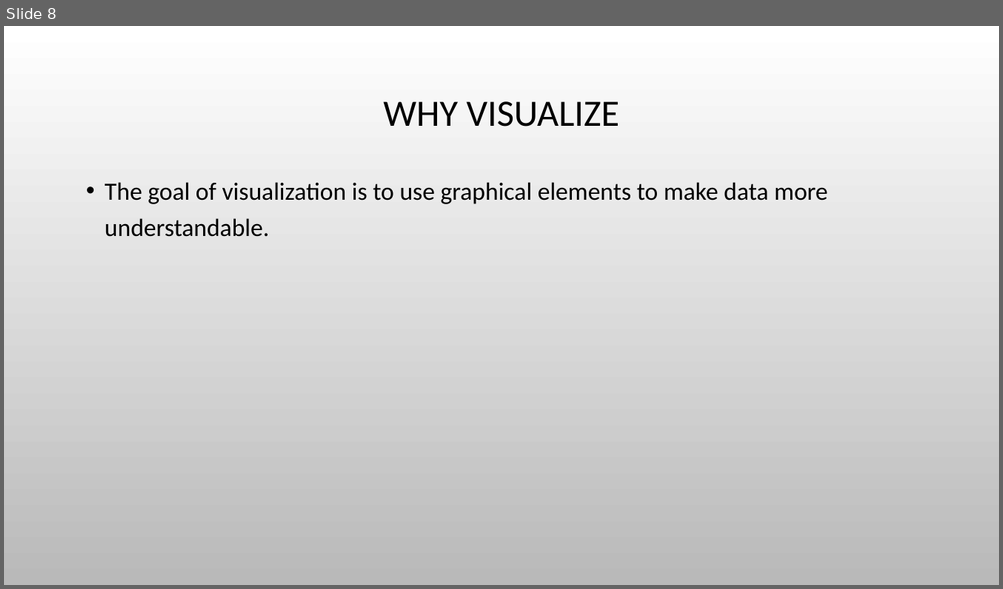
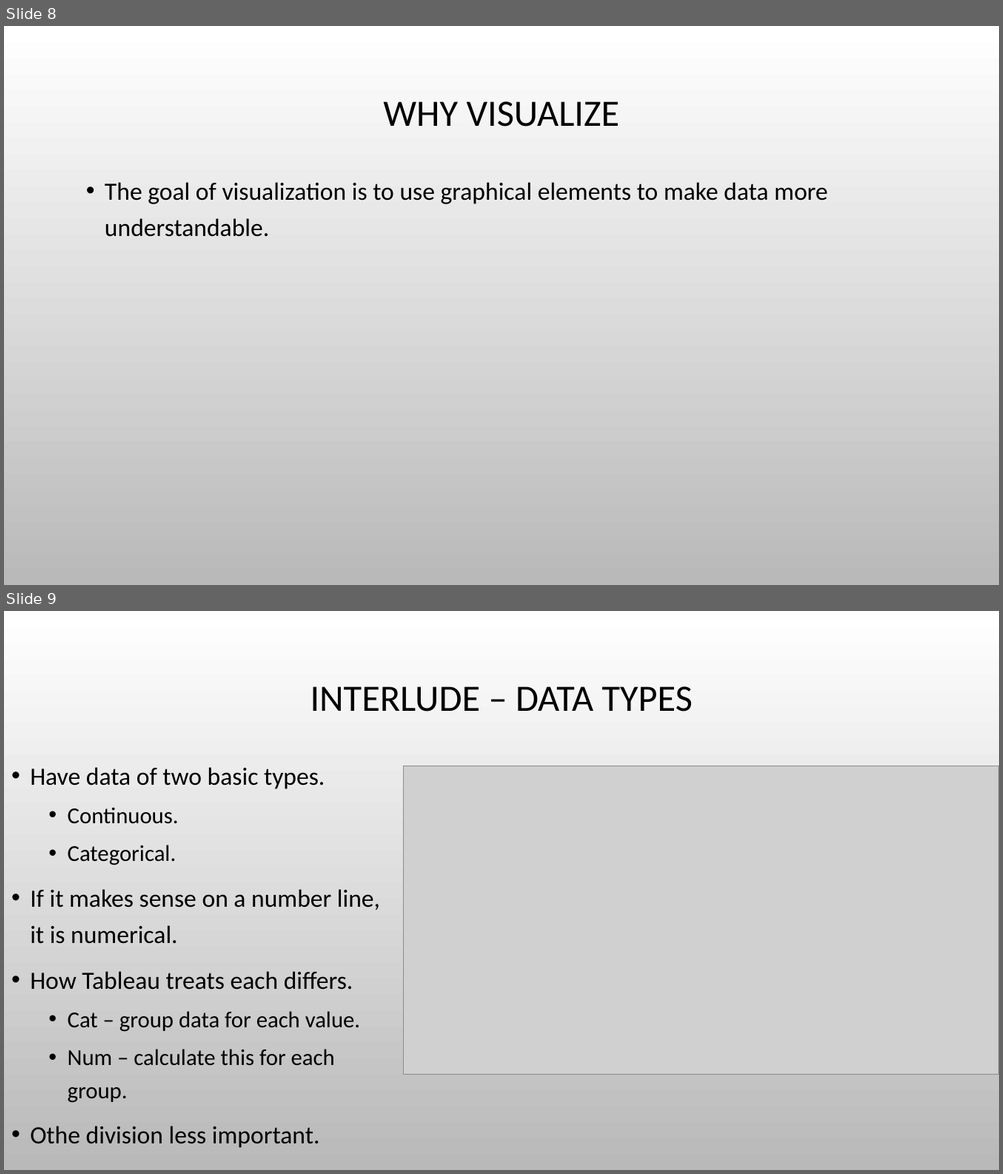
Before and after one commit to AkeemSemper/ml_datasets, a slide deck: slides/Visualization.pptx. Shown one above the other, each under a label of ours: slide 8 before the commit, slides 8 and 9 after it. The pictures are 1003x589 and 1003x1174 pixels, drawn with LibreOffice and Linux fonts; fonts in the diff are those of the drawing; grey boxes stand for pictures; background and template pictures are left out. Boxes give left, top, right and bottom in pixels: in the first picture for what was removed or moved away, otherwise in the second. Text is boxed around its words. In the diff, an @@ line names an element or a change of style, - is before the commit and + after.

```diff
--- a/slides/Visualization.pptx
+++ b/slides/Visualization.pptx
@@ slide 9 added at <box>4,611,999,1170</box>, background picture (left out) @@
@@ title added at <box>310,686,692,712</box>, 36 pt, text #000000 @@
+INTERLUDE – DATA TYPES
@@ text added at <box>30,767,380,1148</box>, 24 pt, text #000000 @@
+• Have data of two basic types.
+  • Continuous.
+  • Categorical.
+• If it makes sense on a number line, it is numerical.
+• How Tableau treats each differs.
+  • Cat – group data for each value.
+  • Num – calculate this for each group.
+• Othe division less important.
@@ picture added at <box>403,766,999,1075</box> @@
```
Also in this commit, not shown: 3 slides changed, 2 other slides added, 2 slides removed, 2 other files.
